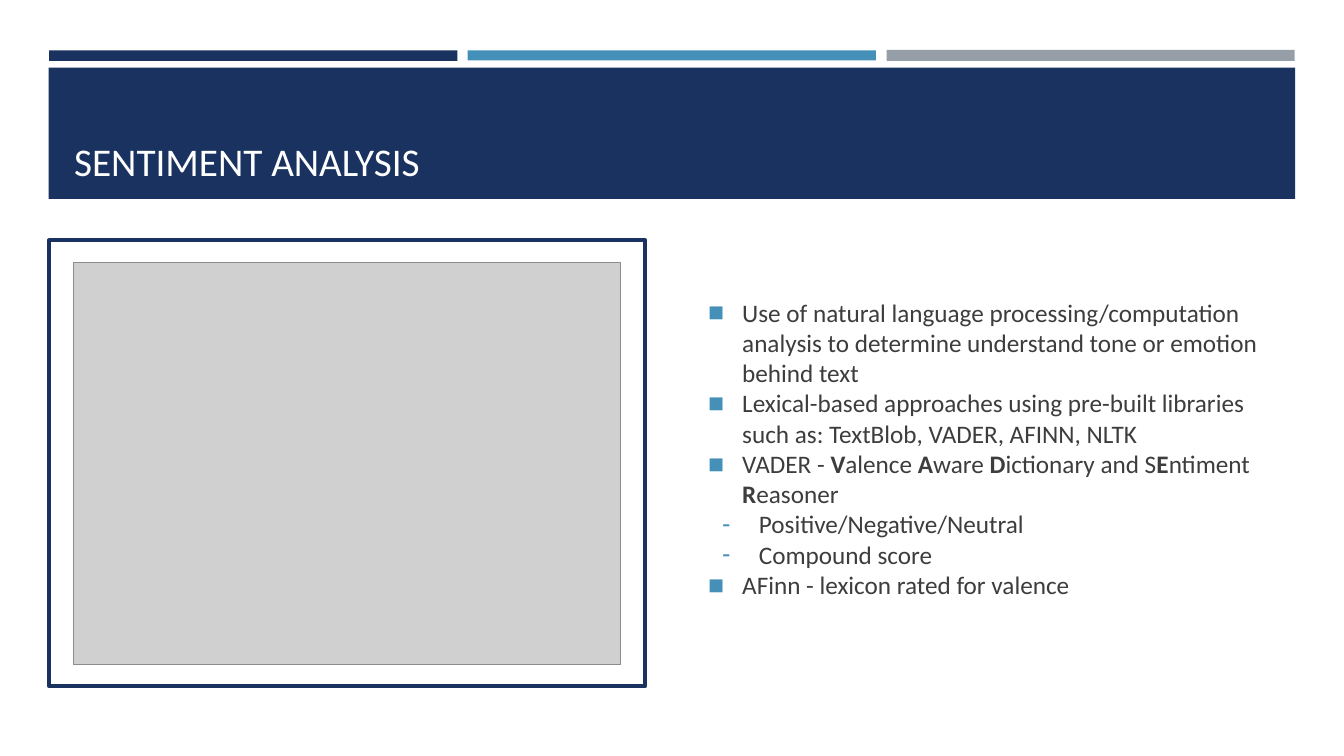
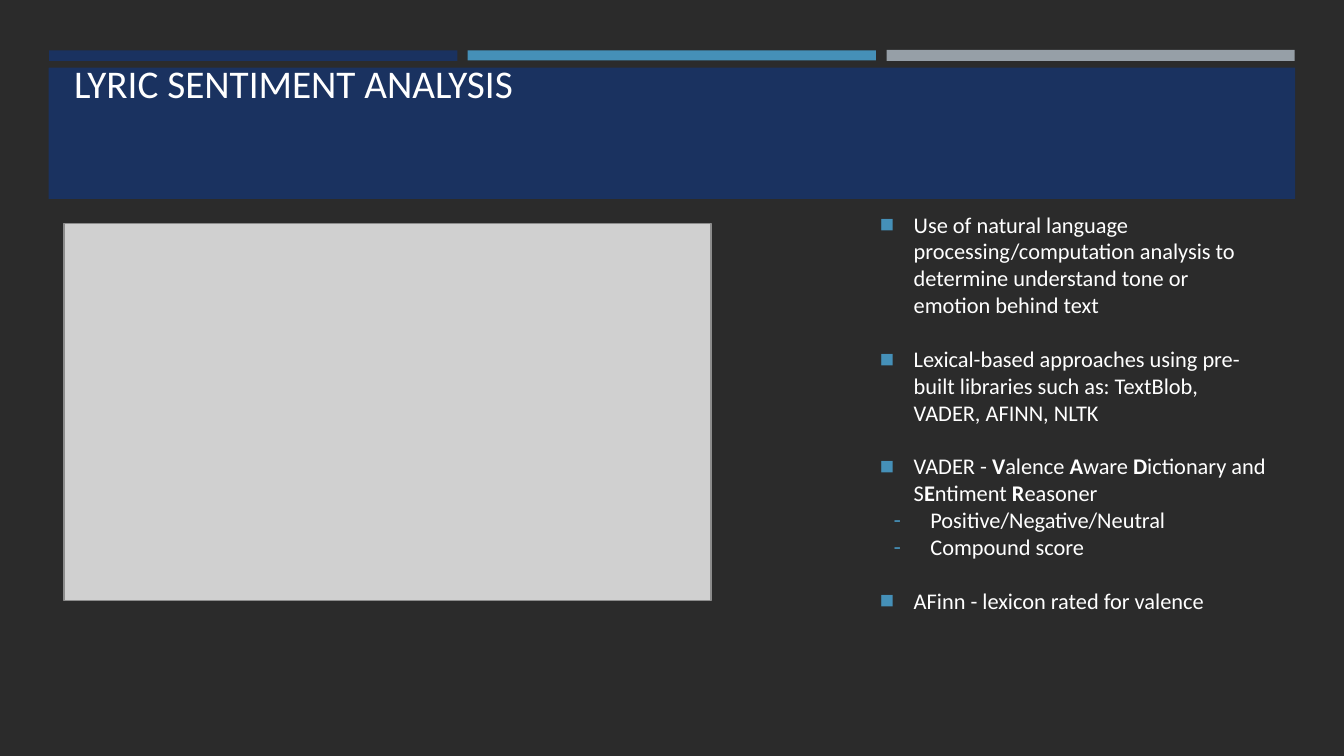
Before and after one commit to nvhabib91/song_analyzer, a slide deck: slide 4 of Song_Analysis.pptx (slide 3 before the commit). Drawn at 1344x756 pixels with LibreOffice and Linux fonts; fonts in the diff are those of the drawing; grey boxes stand for pictures; background and template pictures are left out; a plain dark background stands for a picture behind light text. Boxes give left, top, right and bottom in pixels: in the first picture for what was removed or moved away, otherwise in the second. Text is boxed around its words. In the diff, an @@ line names an element or a change of style, - is before the commit and + after.

Commit message:
final powerpoint

```diff
--- a/Song_Analysis.pptx
+++ b/Song_Analysis.pptx
@@ background #FFFFFF to picture (left out) @@
@@ title at <box>74,65,512,99</box>: text changed @@
-SENTIMENT ANALYSIS
+LYRIC SENTIMENT ANALYSIS
@@ text "Use of natural language processing/computation ...": place and size @@
-text "Use of natural language processing/computation ..." at <box>742,304,1256,594</box>
+text "Use of natural language processing/computation ..." at <box>914,217,1265,609</box>
@@ text "Use of natural language processing/computation ..." at <box>914,217,1265,609</box>: size 18 to 16 pt, text colour #3D3D3D to #FFFFFF @@
@@ picture: place and size @@
-picture at <box>74,262,621,664</box>
+picture at <box>65,224,712,602</box>
@@ rectangle removed at <box>49,240,645,686</box> @@
```
Also in this commit, not shown: 2 other slides changed, 4 slides added, 3 slides removed.
